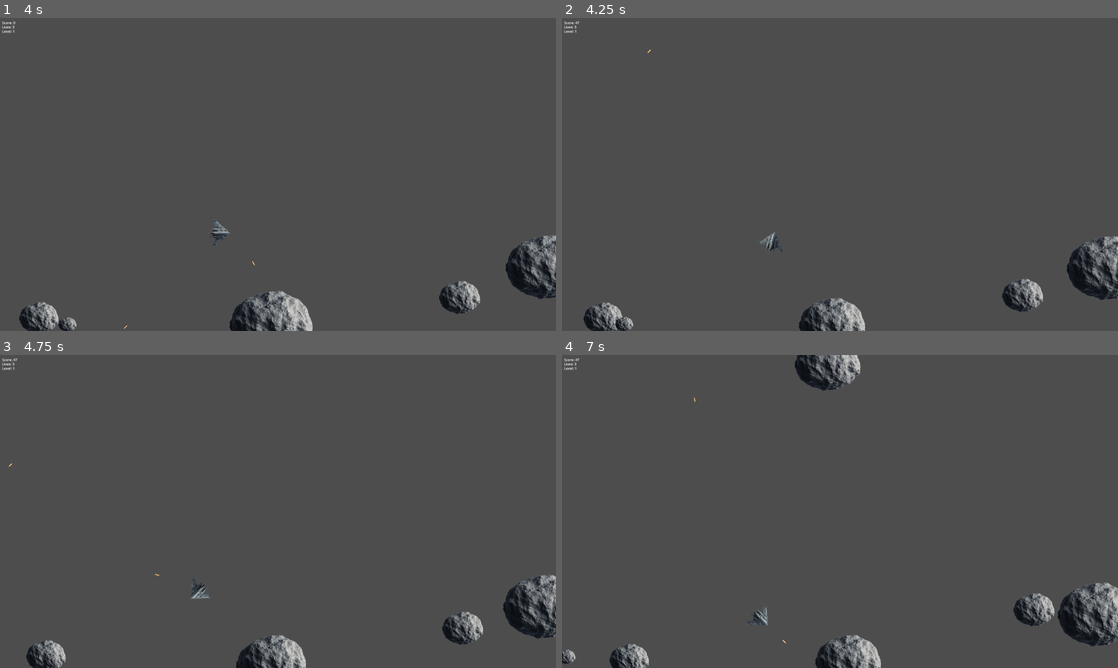
Above: before the commit, frames 1-4 (two rows, left to right).
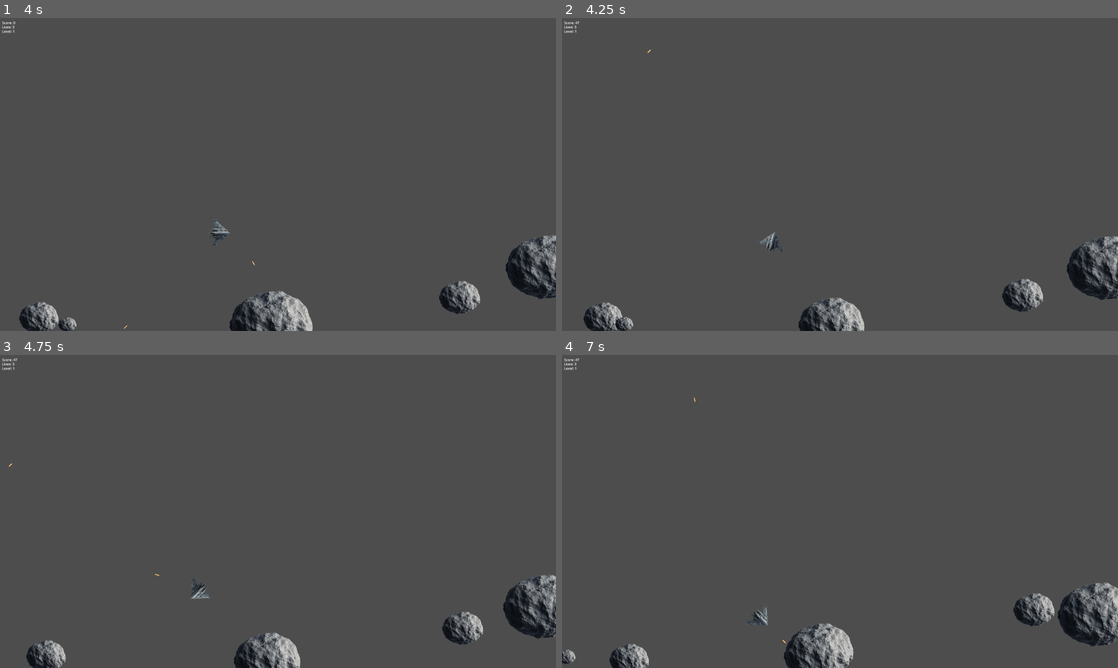
Above: after the commit, the same moments.

Repository: Soren8/space-shooter
Game: Godot game, scene res://main.tscn
Two runs of this game, one before a commit and one after it. Both use one fixed random seed, a clock stepped at 60 frames per second and the inputs below.
Inputs:
- Up to frame 1 (4 s): hold Right (ui_right) 0.53-1.28 s; tap Space (ui_select) at 0.77, 1.52, 3.02, 3.77 s; hold Left (ui_left) 1.28-2.03 s; hold Right (ui_right) 2.03-2.78 s; hold Up (ui_up) 2.78-3.53 s; hold Left (ui_left) from 3.53 s (still down)
- Up to frame 2 (4.25 s): keep holding Left (ui_left)
- Up to frame 3 (4.75 s): keep holding Left (ui_left); tap Space (ui_select) at 4.52 s
- Up to frame 4 (7 s): release Left (ui_left) at 5.78 s; hold Right (ui_right) 5.78-6.53 s; tap Space (ui_select) at 6.02, 6.77 s; hold Up (ui_up) from 6.53 s (still down)

Frame 1 is identical in both runs. In frame 2, 0.4% of the frame differs, in the area x 42-55%, y 89-100%; in frame 3, 0.8%; in frame 4, 2.4%, in the area x 39-58%, y 0-100%.

Commit message:
Update main.gd

Diff:
--- a/main.gd
+++ b/main.gd
@@ -100,9 +100,9 @@
     var screen_size = get_viewport().size
     for i in range(2):  # Spawn two smaller asteroids
         var asteroid = AsteroidScene.instantiate()
-        asteroids_node.add_child(asteroid)
+        asteroids_node.call_deferred("add_child", asteroid)
         asteroid.position = parent_position  # Set to parent asteroid's position
-        asteroid.set_size(new_size)
+        asteroid.call_deferred("set_size", new_size)  # Deferred set_size call
 
         # Assign random movement direction
         var angle = randf() * PI * 2
